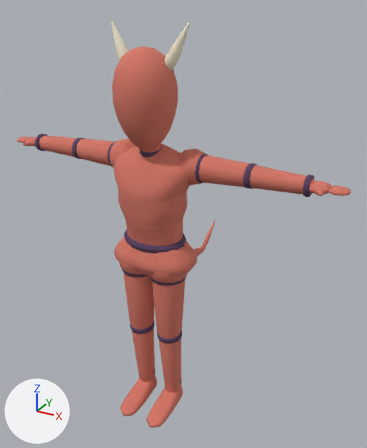
A saved change to the glTF model client/assets/proto/characters/imp.glb.
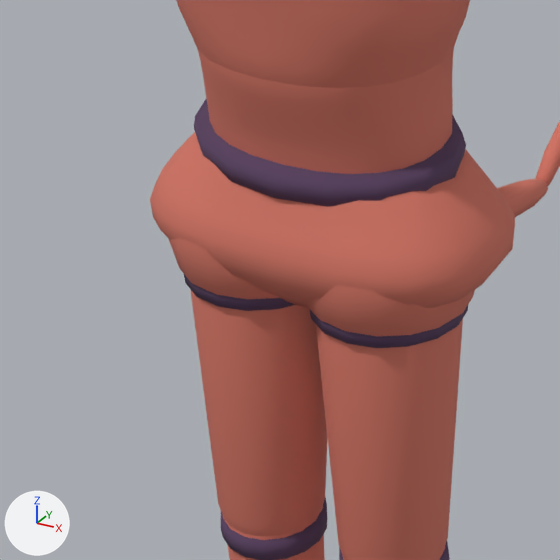
Old and new are each drawn whole from a 50 mm camera at (0.858, -1.342, 1.461) aimed at (0.017, 0.188, 0.696) and again close up on the part from 22% to 57% of the width and 46% to 74% of the height. Every picture has the same lights, and +X, +Y and +Z are marked at lower left. The last two pictures show the newer version. Vertices at exactly the same position are counted once.

In view in the first close-up: 'region_hips', 'region_shins', 'region_thighs', 'region_torso'.
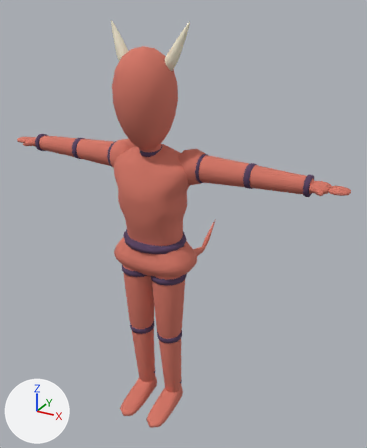
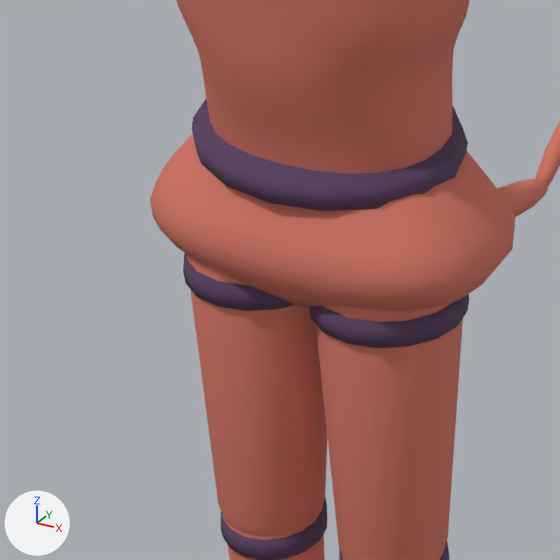
The change, as a list of edits to the scene's bpy script:
```text
Change me_region_hips:
    used by ob_region_hips; location = (0.0, 0.0, 0.0)
    remove me_region_hips.from_pydata(...)  # 508 vertices, 992 faces; spans x -0.151..0.151, y -0.081..0.507, z 0.492..0.71
    add me_region_hips.from_pydata(...)  # 344 vertices, 672 faces; spans x -0.151..0.151, y -0.081..0.507, z 0.492..0.71
    me_region_hips part 1: the loose piece of 82 vertices spanning x -0.018..0.138, y -0.079..0.077, z 0.552..0.708 is deleted
    me_region_hips part 2: the loose piece of 82 vertices spanning x -0.138..0.018, y -0.079..0.077, z 0.552..0.708 is deleted
Change me_region_torso:
    used by ob_region_torso; location = (0.0, 0.0, 0.0)
    remove me_region_torso.from_pydata(...)  # 948 vertices, 1904 faces; spans x -0.189..0.189, y -0.089..0.103, z 0.69..1.033
    add me_region_torso.from_pydata(...)  # 720 vertices, 1424 faces; spans x -0.189..0.189, y -0.089..0.103, z 0.689..1.033
    me_region_torso part 3: 377 vertices moved from x -0.143..0.143, y -0.089..0.095, z 0.69..1.013 to x -0.143..0.143, y -0.089..0.099, z 0.689..1.014; 277 vertices removed from x -0.115..0.115, y -0.089..0.097, z 0.77..0.912; 49 vertices added at x -0.116..0.113, y -0.088..0.097, z 0.792..0.894
```

What differs and where, as boxes (x1, y1, x2, y2) in the close-ups (560 x 560 px):
'region_torso', reshaped: before (176, 0, 470, 206); after (176, 0, 470, 211)
'region_hips', reshaped: before (150, 121, 560, 336); after (150, 121, 560, 311)
part 1 of me_region_hips, deleted (red): before (307, 239, 475, 336)
part 2 of me_region_hips, deleted (red): before (168, 191, 279, 299)
